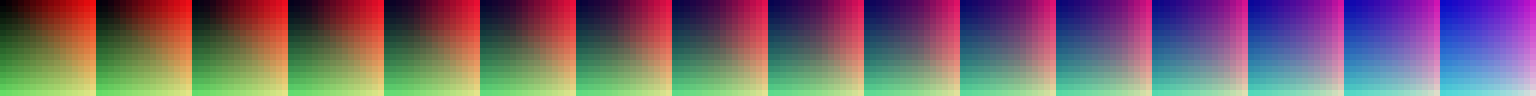
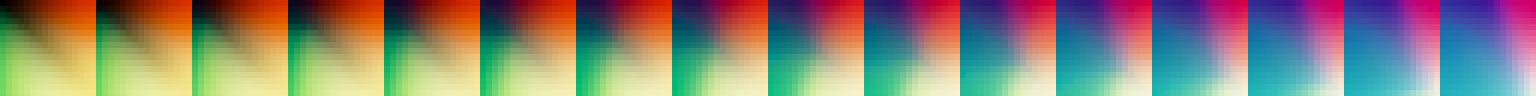
Layers edited between the first and the second 1536 x 96 image:
pixels changed over [0, 0, 1536, 96] (layer not identified)
